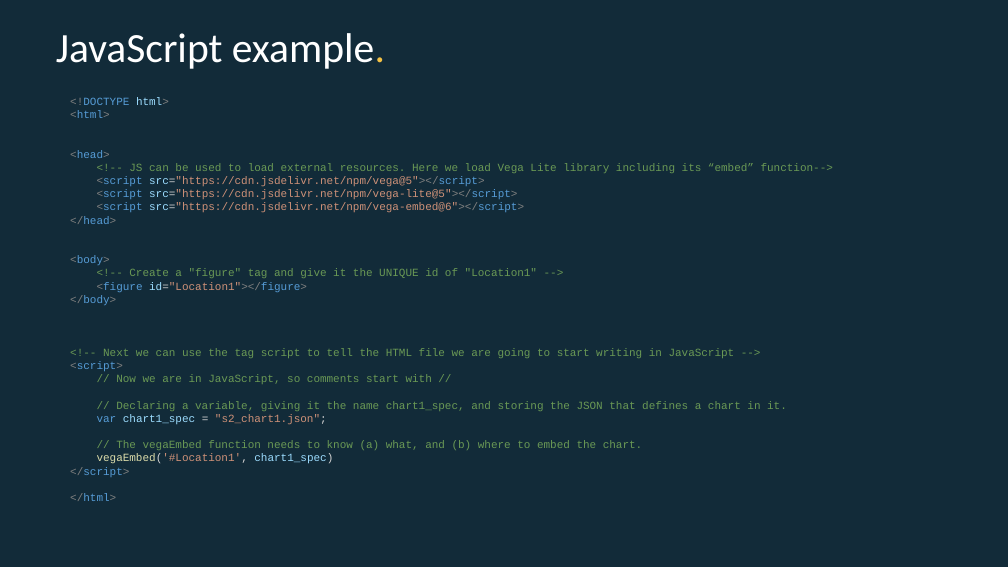
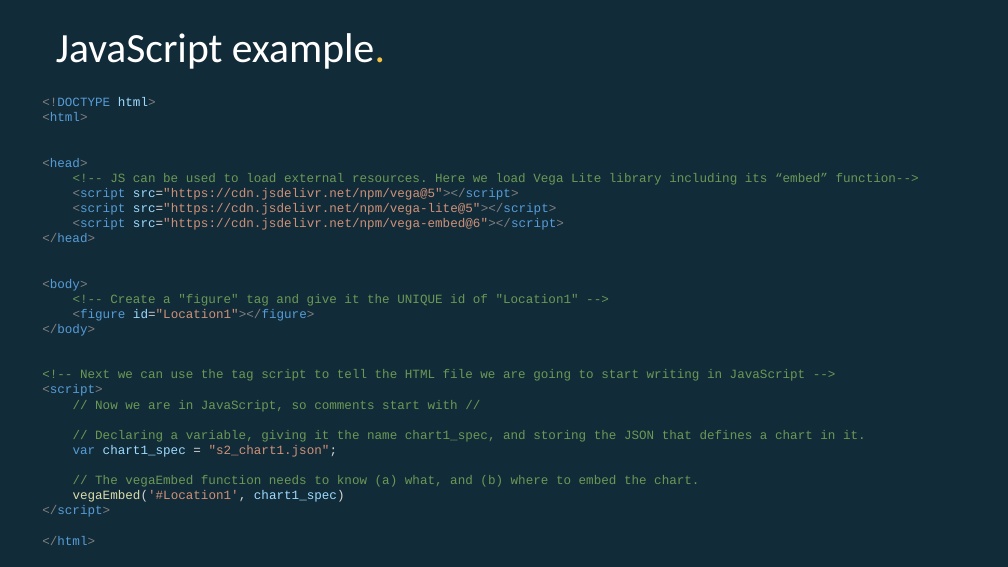
Before and after one commit to EconomicsObservatory/courses, a slide deck: slide 13 of 2/s2_Building_your_first_website.pptx. Drawn at 1008x567 pixels with LibreOffice and Linux fonts; fonts in the diff are those of the drawing. Boxes give left, top, right and bottom in pixels: in the first picture for what was removed or moved away, otherwise in the second. Text is boxed around its words. In the diff, an @@ line names an element or a change of style, - is before the commit and + after.

```diff
--- a/2/s2_Building_your_first_website.pptx
+++ b/2/s2_Building_your_first_website.pptx
@@ text "<!DOCTYPE html>": place and size @@
-text "<!DOCTYPE html>" at (70,97,833,501)
+text "<!DOCTYPE html>" at (42,97,919,545)
@@ text "<!DOCTYPE html>" at (42,97,919,545): size 10.5 to 12 pt @@
```
Also in this commit, not shown: 5 other slides changed, 1 slide added, 1 other file.
